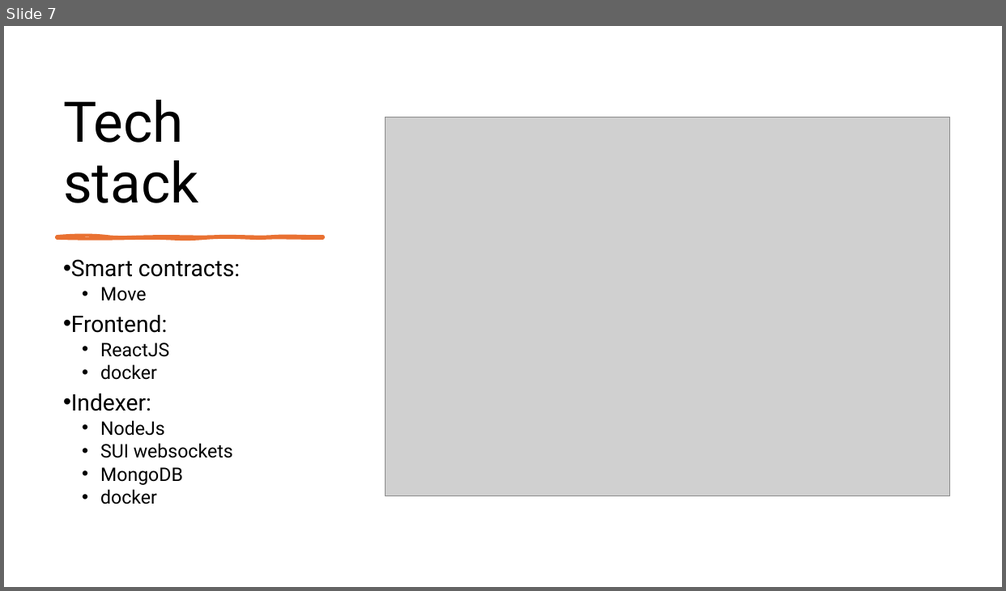
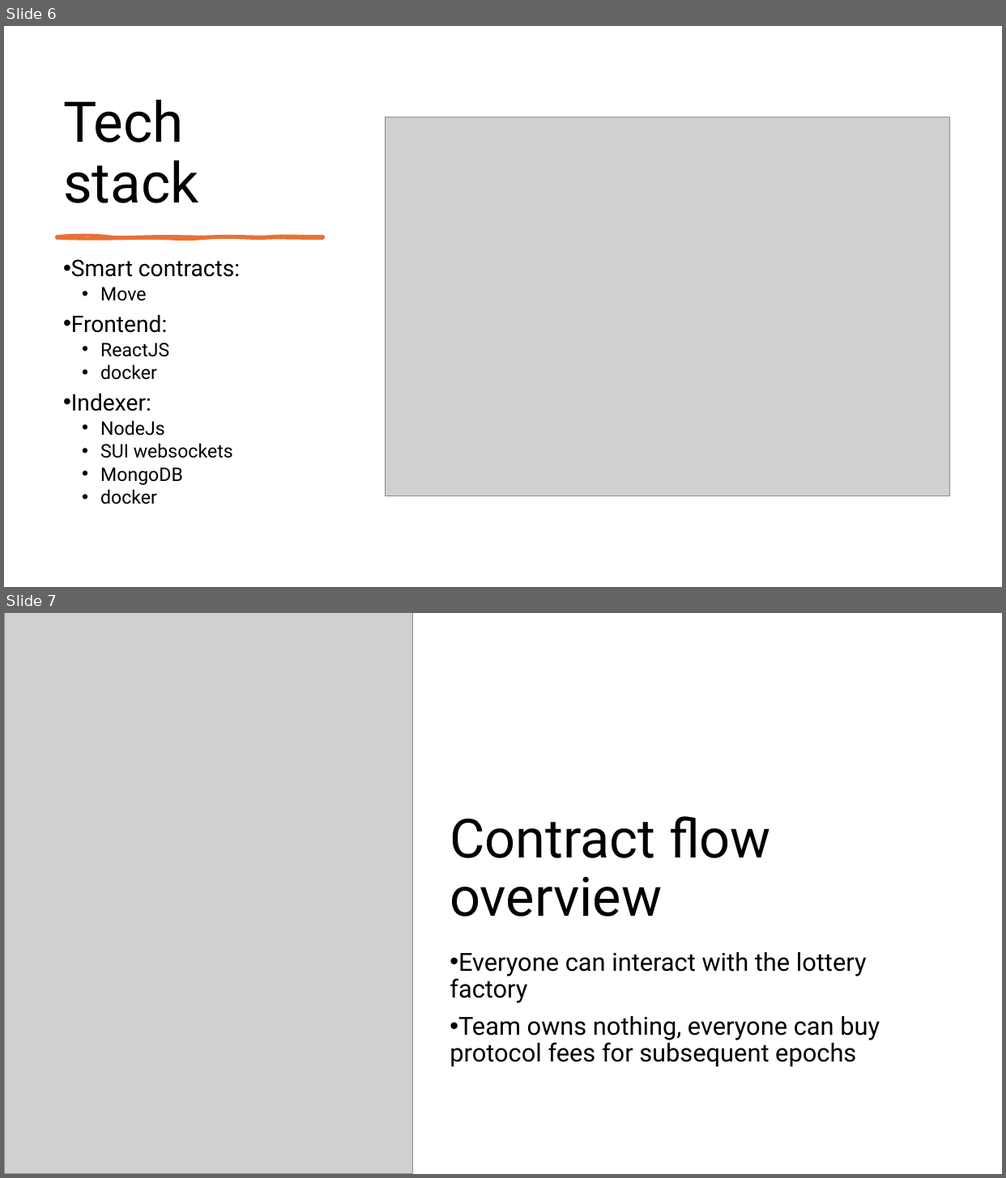
Before and after one commit to TzannetosGiannis/Socituri_Decentralot, a slide deck: presentation/Presentation1.pptx. Shown one above the other, each under a label of ours: slide 7 before the commit, slides 6 and 7 after it. The pictures are 1006x591 and 1006x1178 pixels, drawn with LibreOffice and Linux fonts; fonts in the diff are those of the drawing; grey boxes stand for pictures. Boxes give left, top, right and bottom in pixels: in the first picture for what was removed or moved away, otherwise in the second. Text is boxed around its words. In the diff, an @@ line names an element or a change of style, - is before the commit and + after.

```diff
--- a/presentation/Presentation1.pptx
+++ b/presentation/Presentation1.pptx
@@ slide 7 added at [4, 613, 1002, 1174], background #FFFFFF @@
@@ picture added at [4, 613, 413, 1174] @@
@@ title added at [450, 816, 771, 917], 52 pt, text #000000 @@
+Contract flow overview
@@ subtitle added at [450, 952, 880, 1067], 24 pt, text #000000 @@
+• Everyone can interact with the lottery factory
+• Team owns nothing, everyone can buy protocol fees for subsequent epochs
@@ what was slide 7 is now slide 6 @@
```
Also in this commit, not shown: 7 other files.
